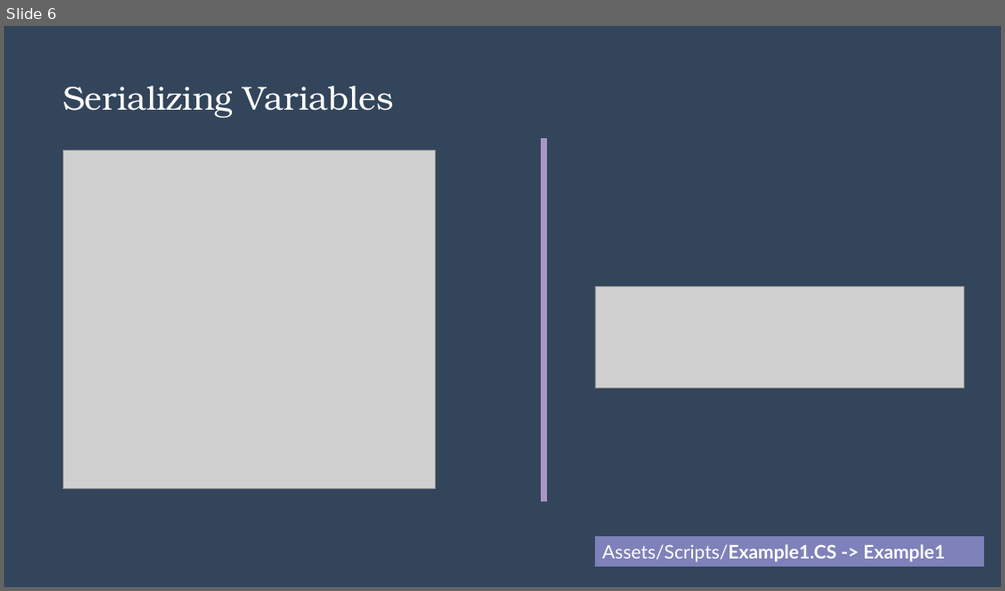
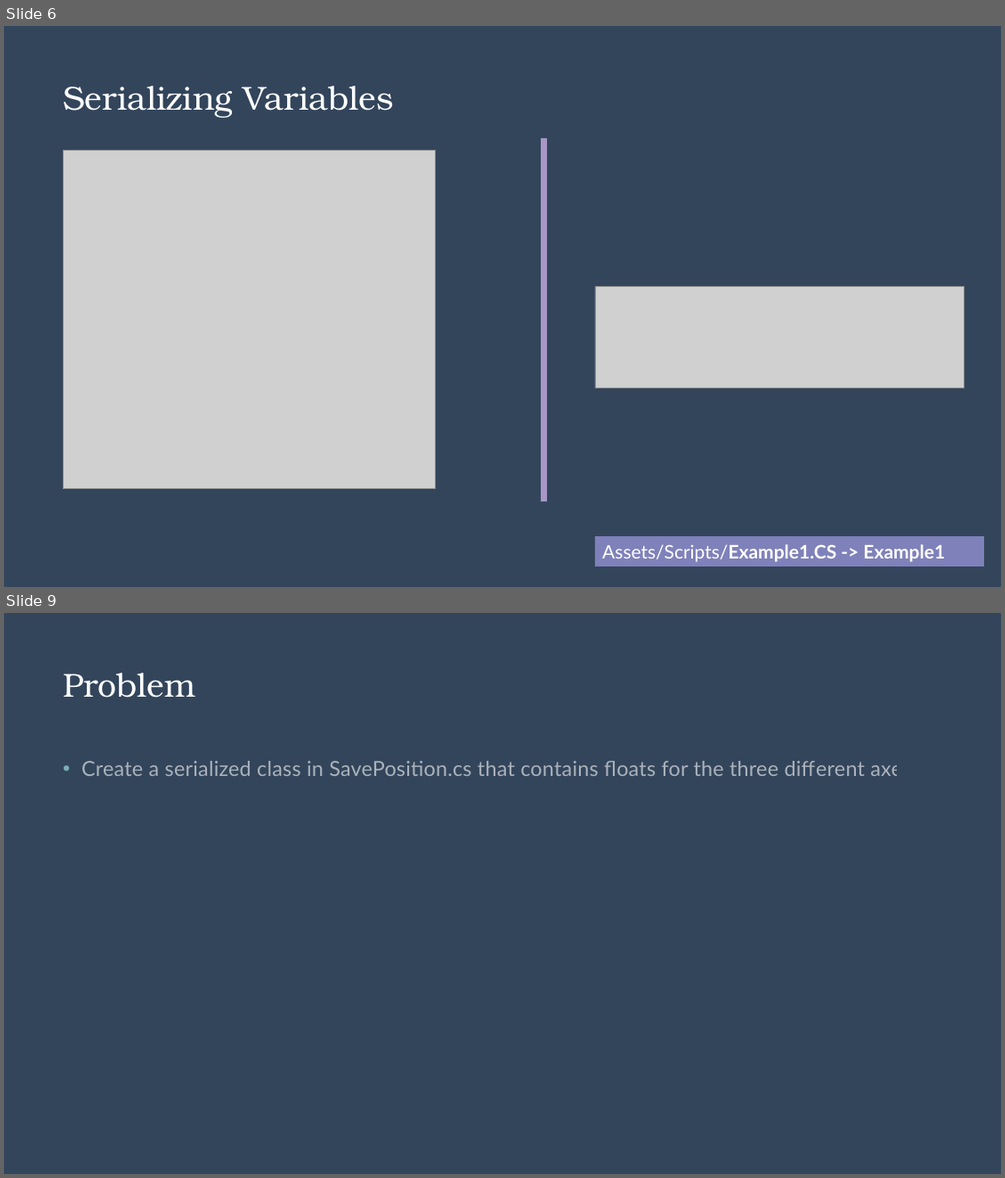
Before and after one commit to alexasummers/Serialization, a slide deck: Serialization/Lecture.pptx. Shown one above the other, each under a label of ours: slide 6 before the commit, slides 6 and 9 after it; the slides between them are not shown. The pictures are 1005x591 and 1005x1178 pixels, drawn with LibreOffice and Linux fonts; fonts in the diff are those of the drawing; grey boxes stand for pictures. Boxes give left, top, right and bottom in pixels: in the first picture for what was removed or moved away, otherwise in the second. Text is boxed around its words. In the diff, an @@ line names an element or a change of style, - is before the commit and + after.

Commit message:
Update RandomColor and SavePosition
Clean up randomcolor and saveposition

```diff
--- a/Serialization/Lecture.pptx
+++ b/Serialization/Lecture.pptx
@@ slide 9 added at [4,613,1001,1174], background #243141; not listed: 1 template element that a slide beside it also shows @@
@@ title added at [63,673,195,698], 32 pt, text #FFFFFF @@
+Problem
@@ text added at [81,761,916,776], 20 pt, text #FFFFFF at 58% opacity @@
+• Create a serialized class in SavePosition.cs that contains floats for the three different axes.
```
Also in this commit, not shown: 1 slide changed, 1 other slide added, 12 other files.
